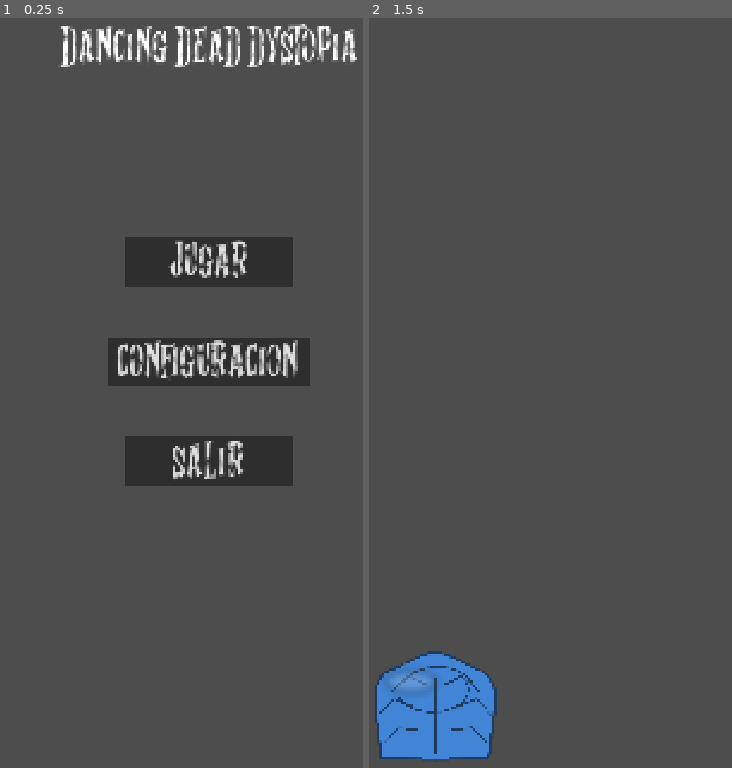
Above: before the commit, frames 1-2 (left to right).
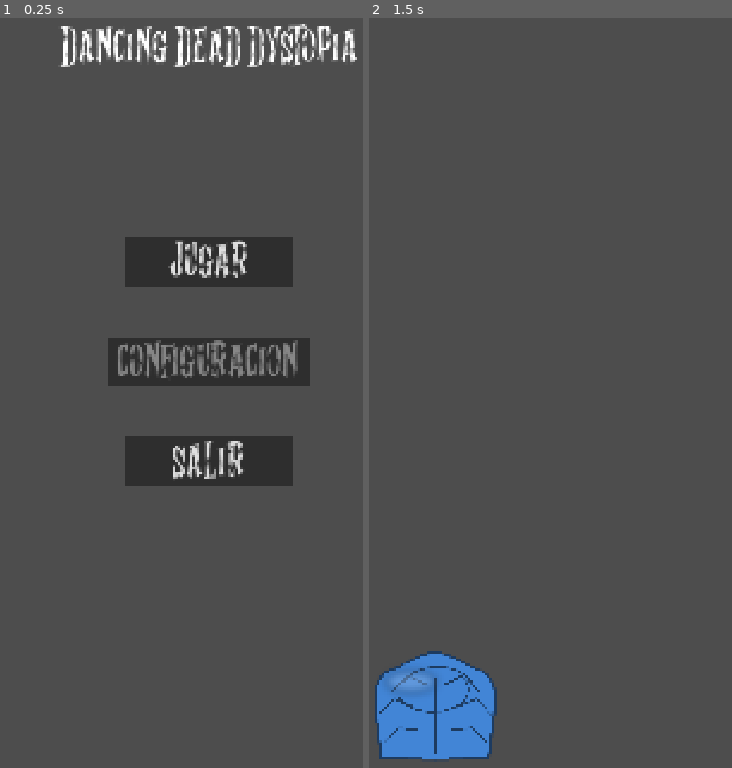
Above: after the commit, the same moments.

Repository: MarioAstorgaH/DancingDeadDystopia
Game: Godot game, scene res://screen_main_menu.tscn
Same seed, same stepped clock (60 frames per second), same inputs: the game is played once before the commit and once after it. Before the commit the project has no main scene; this scene is started directly in both runs.
Inputs:
- Up to frame 1 (0.25 s): no input
- Up to frame 2 (1.5 s): click "JUGAR" at 0.5 s; tap Enter at 1.25 s

The runs differ from the first frame. In frame 1, 1.2% of the frame differs, in the area x 32-83%, y 42-48%; in frame 2, less than 0.1%.

Commit message:
cambios en el menu

Diff:
--- a/Assets/configs/buttons/mainmenu_button_press.tres
+++ b/Assets/configs/buttons/mainmenu_button_press.tres
@@ -4,3 +4,4 @@
 content_margin_left = 20.0
 content_margin_top = 40.0
 content_margin_right = 20.0
+bg_color = Color(0.12, 0.12, 0.12, 1)
--- a/buttons.gd
+++ /dev/null
@@ -1,11 +0,0 @@
-extends VBoxContainer
-
-
-# Called when the node enters the scene tree for the first time.
-func _ready() -> void:
-	pass # Replace with function body.
-
-
-# Called every frame. 'delta' is the elapsed time since the previous frame.
-func _process(delta: float) -> void:
-	pass
--- a/gameplay_scene.tscn
+++ b/gameplay_scene.tscn
@@ -3,9 +3,32 @@
 [ext_resource type="Texture2D" uid="uid://bqtmhalx7rt8v" path="res://Assets/Images/Buttons/brain_button_blue.png" id="1_2ca1c"]
 [ext_resource type="Texture2D" uid="uid://0xa14g1wprhc" path="res://Assets/Images/Buttons/brain_button_blue_pressed.png" id="2_af7yb"]
 
-[node name="Node2D" type="Node2D" unique_id=1465382250]
+[sub_resource type="RectangleShape2D" id="RectangleShape2D_brain"]
+size = Vector2(300, 300)
 
-[node name="TouchScreenButton" type="TouchScreenButton" parent="." unique_id=781625252]
-position = Vector2(7, 1520)
+[node name="Gameplay" type="Node2D" unique_id=1465382250]
+
+[node name="HUD" type="CanvasLayer" parent="."]
+
+[node name="hud_root" type="Control" parent="HUD"]
+layout_mode = 3
+anchors_preset = 15
+anchor_right = 1.0
+anchor_bottom = 1.0
+grow_horizontal = 2
+grow_vertical = 2
+mouse_filter = 2
+
+[node name="bottom_left" type="Control" parent="HUD/hud_root"]
+layout_mode = 1
+anchors_preset = 2
+anchor_top = 1.0
+anchor_bottom = 1.0
+grow_vertical = 0
+mouse_filter = 2
+
+[node name="TouchScreenButton" type="TouchScreenButton" parent="HUD/hud_root/bottom_left" unique_id=781625252]
+position = Vector2(-43, -450)
 texture_normal = ExtResource("1_2ca1c")
 texture_pressed = ExtResource("2_af7yb")
+shape = SubResource("RectangleShape2D_brain")
--- /dev/null
+++ b/menu_buttons.gd
@@ -0,0 +1,11 @@
+extends VBoxContainer
+
+const GAMEPLAY_SCENE := "res://gameplay_scene.tscn"
+
+
+func _on_play_button_pressed() -> void:
+	get_tree().change_scene_to_file(GAMEPLAY_SCENE)
+
+
+func _on_exit_button_pressed() -> void:
+	get_tree().quit()
--- a/play_button.gd
+++ /dev/null
@@ -1,14 +0,0 @@
-extends Button
-
-
-# Called when the node enters the scene tree for the first time.
-func _ready() -> void:
-	pass # Replace with function body.
-
-
-# Called every frame. 'delta' is the elapsed time since the previous frame.
-func _process(delta: float) -> void:
-	pass
-
-func _on_pressed() -> void:
-	get_tree().change_scene_to_file("res://gameplay_scene.tscn")
--- a/project.godot
+++ b/project.godot
@@ -10,9 +10,10 @@
 
 [application]
 
-config/name="DeadDancingDistopia"
+config/name="Dancing Dead Dystopia"
 config/features=PackedStringArray("4.7", "Mobile")
 config/icon="res://icon.svg"
+run/main_scene="uid://bobcn0qs6glx3"
 
 [display]
 
@@ -24,6 +25,10 @@
 window/stretch/aspect="expand"
 window/handheld/orientation=5
 
+[input_devices]
+
+pointing/emulate_touch_from_mouse=true
+
 [physics]
 
 3d/physics_engine="Jolt Physics"
--- a/screen_main_menu.tscn
+++ b/screen_main_menu.tscn
@@ -1,7 +1,7 @@
 [gd_scene format=3 uid="uid://bobcn0qs6glx3"]
 
 [ext_resource type="FontFile" uid="uid://8cwrl5m3m2mr" path="res://Assets/Fonts/ghost_shadow/Ghost Shadow.ttf" id="1_t0blr"]
-[ext_resource type="Script" uid="uid://lxqbncdhpc10" path="res://play_button.gd" id="2_ce3u6"]
+[ext_resource type="Script" uid="uid://bdw0et88qc7wu" path="res://menu_buttons.gd" id="2_ce3u6"]
 [ext_resource type="StyleBox" uid="uid://dluie0f6fckn6" path="res://Assets/configs/buttons/mainmenu_button.tres" id="2_wit27"]
 [ext_resource type="StyleBox" uid="uid://bu403pbxebg4g" path="res://Assets/configs/buttons/mainmenu_button_press.tres" id="3_0owis"]
 [ext_resource type="StyleBox" uid="uid://bgblbw5aq1pju" path="res://Assets/configs/buttons/mainmenu_button_hover.tres" id="4_klckv"]
@@ -65,6 +65,7 @@
 layout_mode = 2
 size_flags_vertical = 3
 theme_override_constants/separation = 120
+script = ExtResource("2_ce3u6")
 
 [node name="play_button" type="Button" parent="Control/main_margin/mainmenu_container/button_container" unique_id=1312405209]
 custom_minimum_size = Vector2(400, 120)
@@ -78,10 +79,10 @@
 theme_override_styles/hover = ExtResource("4_klckv")
 text = "JUGAR"
 language = "es_MX"
-script = ExtResource("2_ce3u6")
 
 [node name="config_button" type="Button" parent="Control/main_margin/mainmenu_container/button_container" unique_id=793509096]
 custom_minimum_size = Vector2(400, 120)
+custom_maximum_size = Vector2(500, -1)
 layout_mode = 2
 size_flags_horizontal = 4
 theme_override_fonts/font = ExtResource("1_t0blr")
@@ -89,6 +90,8 @@
 theme_override_styles/normal = ExtResource("2_wit27")
 theme_override_styles/pressed = ExtResource("3_0owis")
 theme_override_styles/hover = ExtResource("4_klckv")
+theme_override_styles/disabled = ExtResource("2_wit27")
+disabled = true
 text = "CONFIGURACION"
 language = "es_MX"
 
@@ -103,6 +106,7 @@
 theme_override_styles/pressed = ExtResource("3_0owis")
 theme_override_styles/hover = ExtResource("4_klckv")
 text = "SALIR"
-language = "es"
+language = "es_MX"
 
-[connection signal="pressed" from="Control/main_margin/mainmenu_container/button_container/play_button" to="Control/main_margin/mainmenu_container/button_container/play_button" method="_on_pressed"]
+[connection signal="pressed" from="Control/main_margin/mainmenu_container/button_container/play_button" to="Control/main_margin/mainmenu_container/button_container" method="_on_play_button_pressed"]
+[connection signal="pressed" from="Control/main_margin/mainmenu_container/button_container/exit_button" to="Control/main_margin/mainmenu_container/button_container" method="_on_exit_button_pressed"]
Binary file changed: Assets/Images/Buttons/brain_button_blue.png
Binary file changed: Assets/Images/Buttons/brain_button_green.png
Binary file changed: Assets/Images/Buttons/brain_button_red.png
Binary file changed: Assets/Images/Buttons/brain_button_yellow.png
Not shown, removed: buttons.gd.uid
Not shown, added: menu_buttons.gd.uid
Not shown, removed: play_button.gd.uid
Not shown, added: CLAUDE.md
